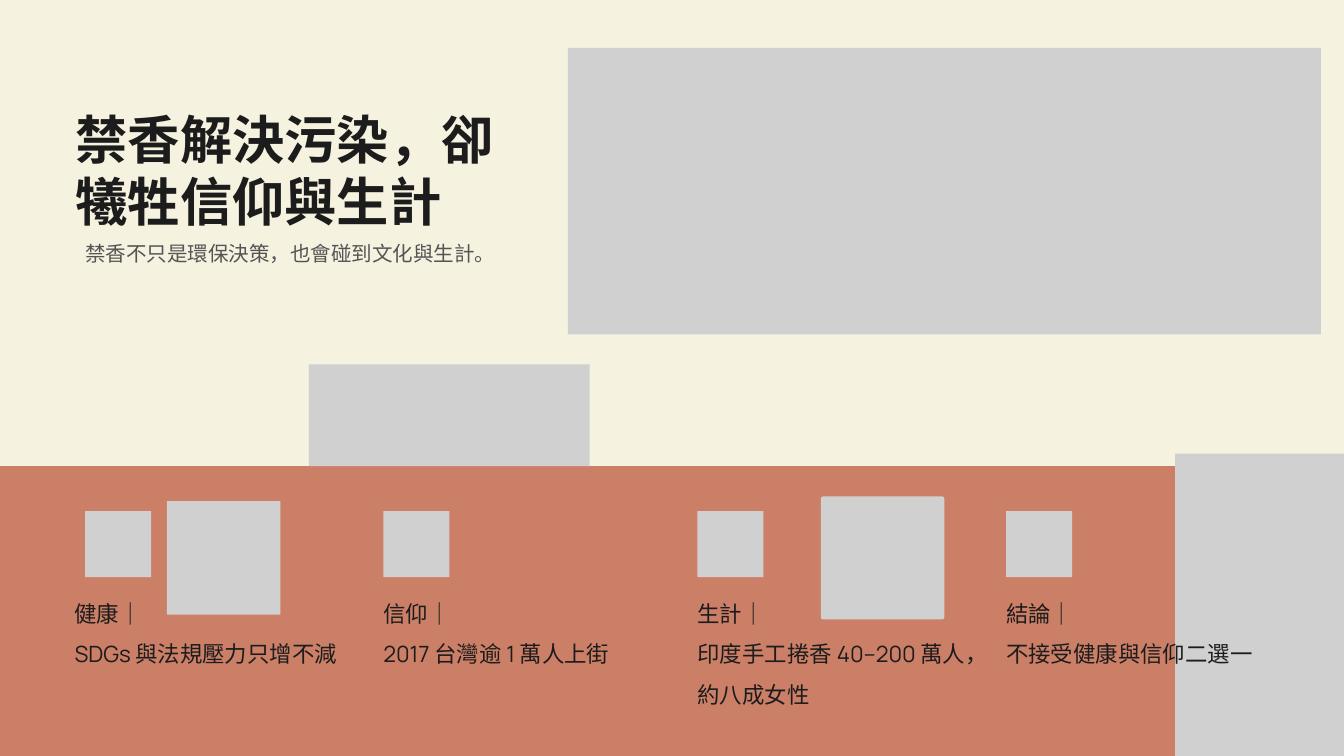
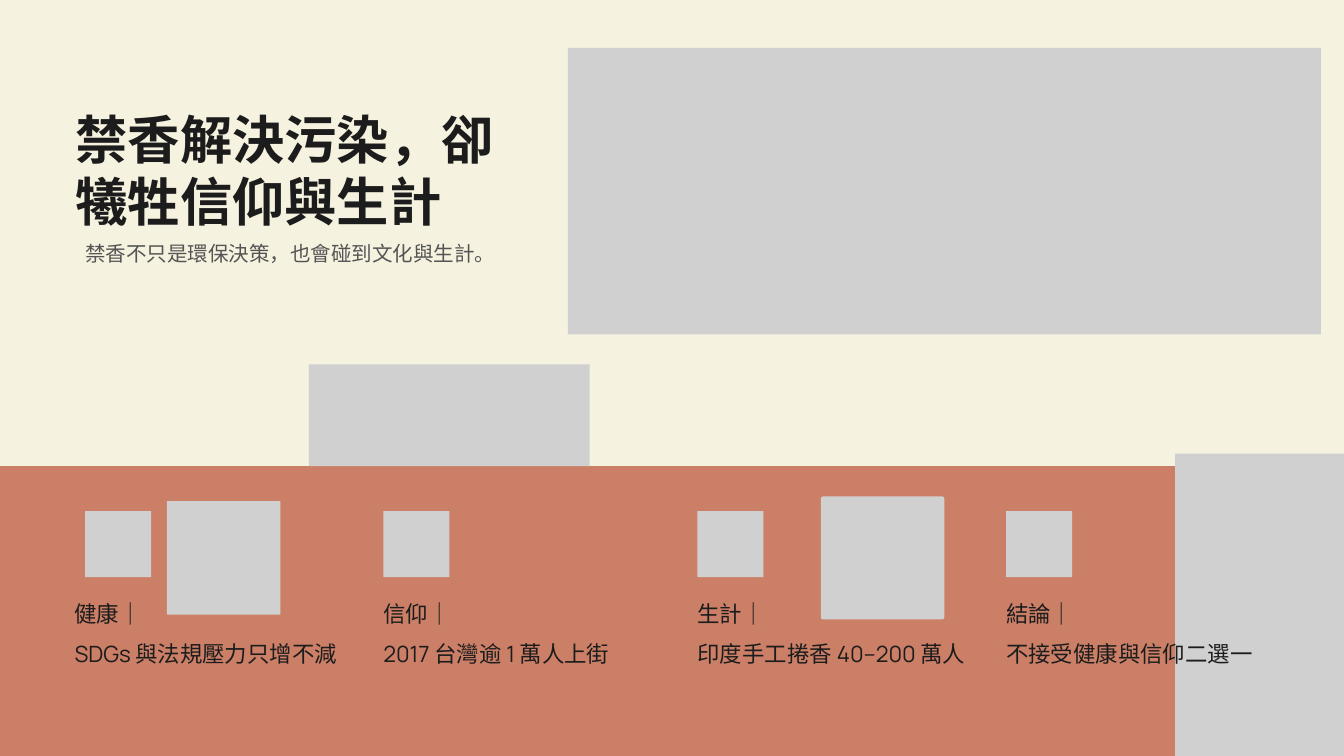
Before and after one commit to feihong9487/WRO2026, a slide deck: slide 3 of 簡報/香爐簡報.pptx. Drawn at 1344x756 pixels with LibreOffice and Linux fonts; fonts in the diff are those of the drawing; grey boxes stand for pictures. Boxes give left, top, right and bottom in pixels: in the first picture for what was removed or moved away, otherwise in the second. Text is boxed around its words. In the diff, an @@ line names an element or a change of style, - is before the commit and + after.

```diff
--- a/簡報/香爐簡報.pptx
+++ b/簡報/香爐簡報.pptx
@@ text at [697, 643, 965, 664]: text changed @@
-印度手工捲香 40–200 萬人，約八成女性
+印度手工捲香 40–200 萬人
```
Also in this commit, not shown: 5 other slides changed.
